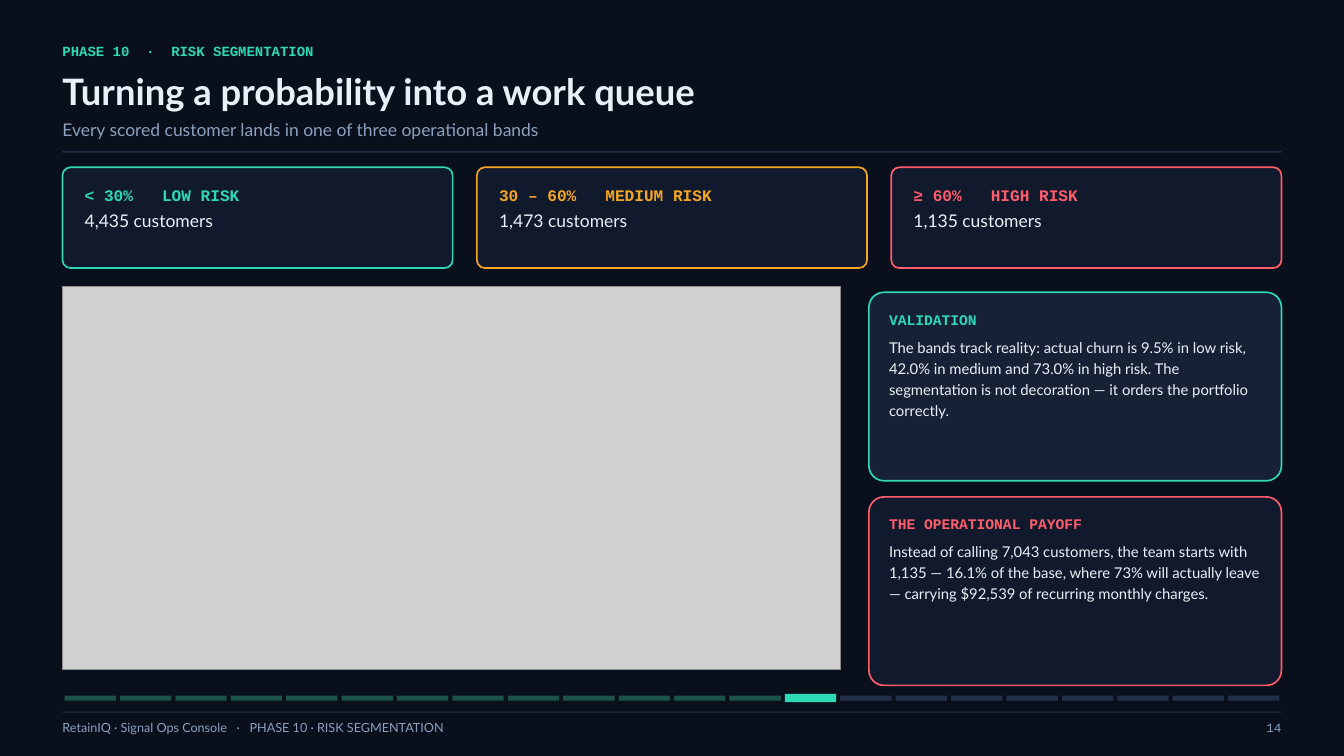
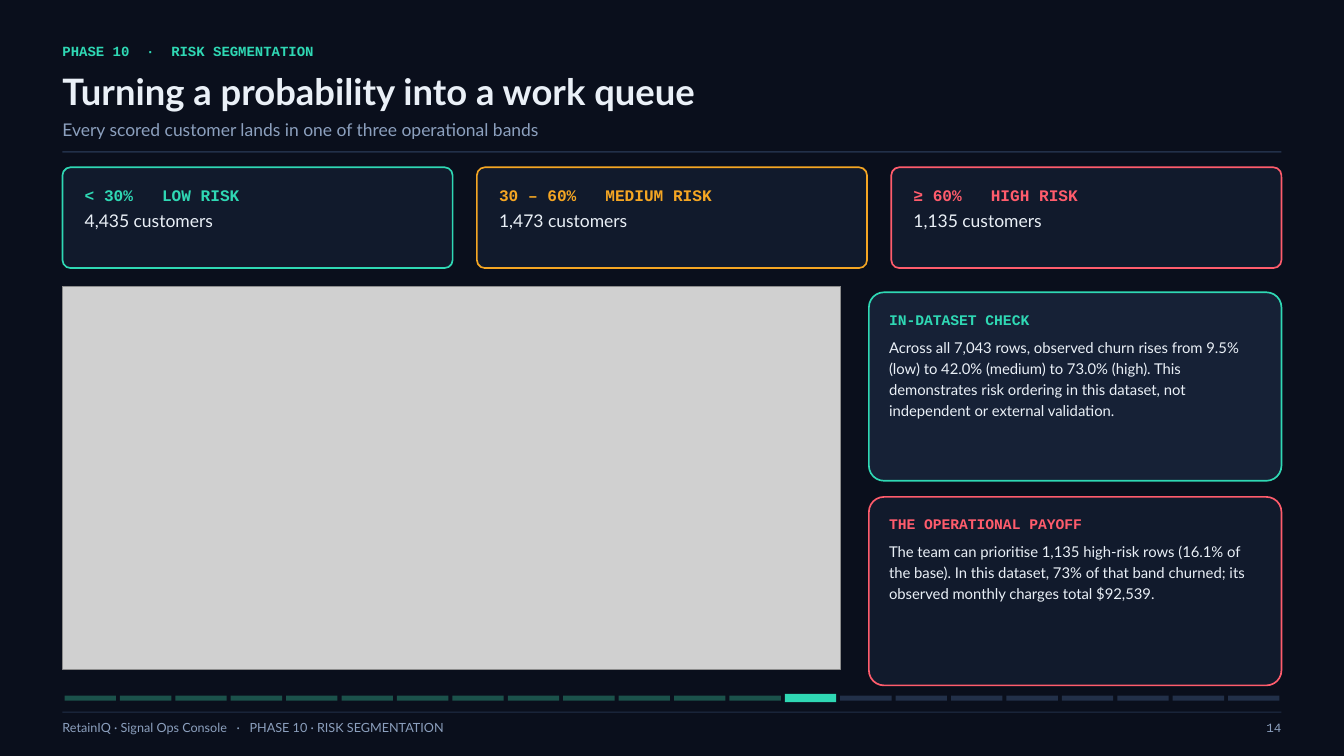
Before and after one commit to Logesh0247/RetainIQ_Signal_Ops_Console, a slide deck: slide 14 of presentation/RetainIQ_Project_Review.pptx. Drawn at 1344x756 pixels with LibreOffice and Linux fonts; fonts in the diff are those of the drawing; grey boxes stand for pictures. Boxes give left, top, right and bottom in pixels: in the first picture for what was removed or moved away, otherwise in the second. Text is boxed around its words. In the diff, an @@ line names an element or a change of style, - is before the commit and + after.

```diff
--- a/presentation/RetainIQ_Project_Review.pptx
+++ b/presentation/RetainIQ_Project_Review.pptx
@@ text at [889,315,1239,419]: text changed @@
-VALIDATION
-The bands track reality: actual churn is 9.5% in low risk, 42.0% in medium and 73.0% in high risk. The segmentation is not decoration — it orders the portfolio correctly.
+IN-DATASET CHECK
+Across all 7,043 rows, observed churn rises from 9.5% (low) to 42.0% (medium) to 73.0% (high). This demonstrates risk ordering in this dataset, not independent or external validation.
@@ text at [889,546,1244,602]: text changed @@
-Instead of calling 7,043 customers, the team starts with 1,135 — 16.1% of the base, where 73% will actually leave — carrying $92,539 of recurring monthly charges.
+The team can prioritise 1,135 high-risk rows (16.1% of the base). In this dataset, 73% of that band churned; its observed monthly charges total $92,539.
```
Also in this commit, not shown: 3 other slides changed, 4 other files.
